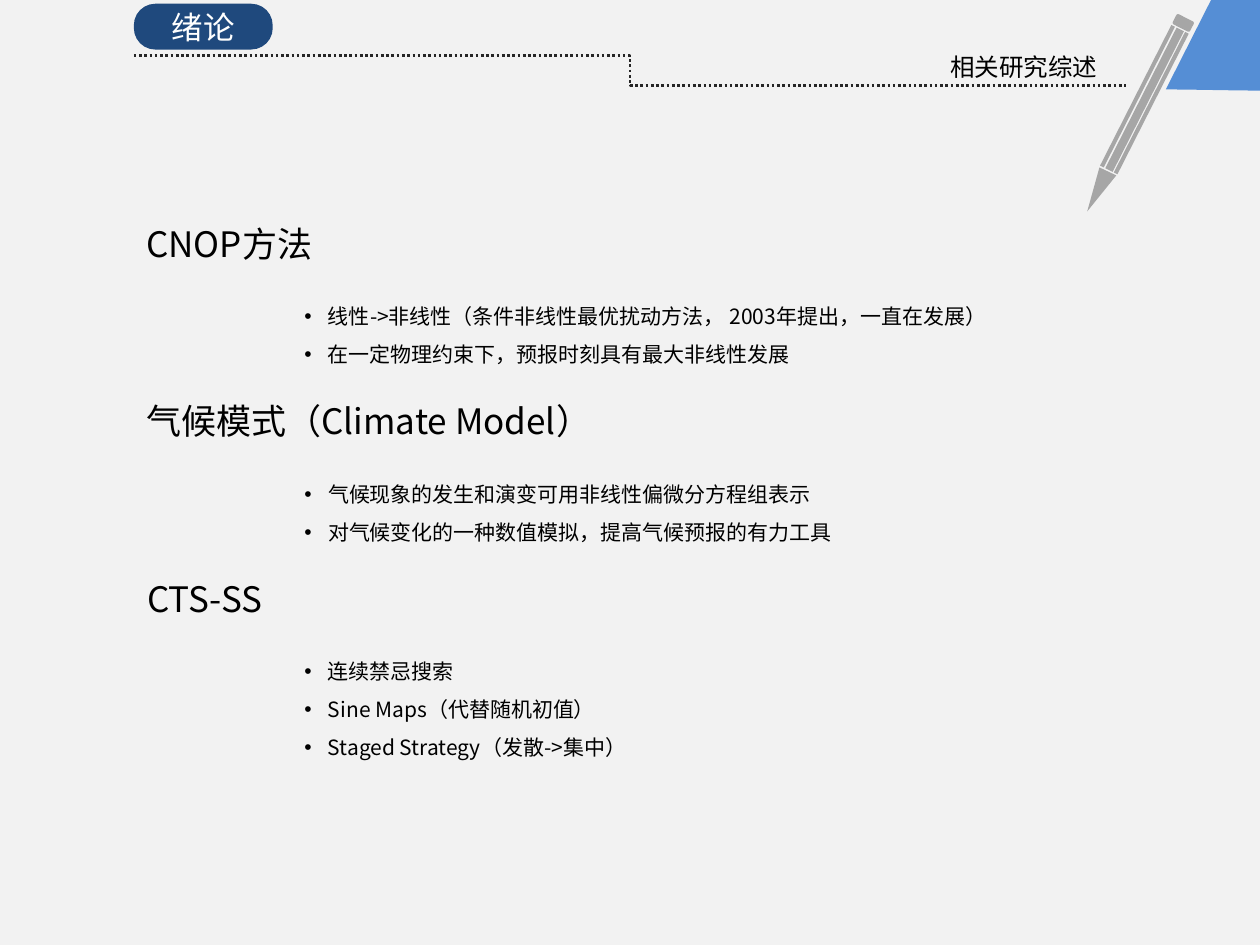
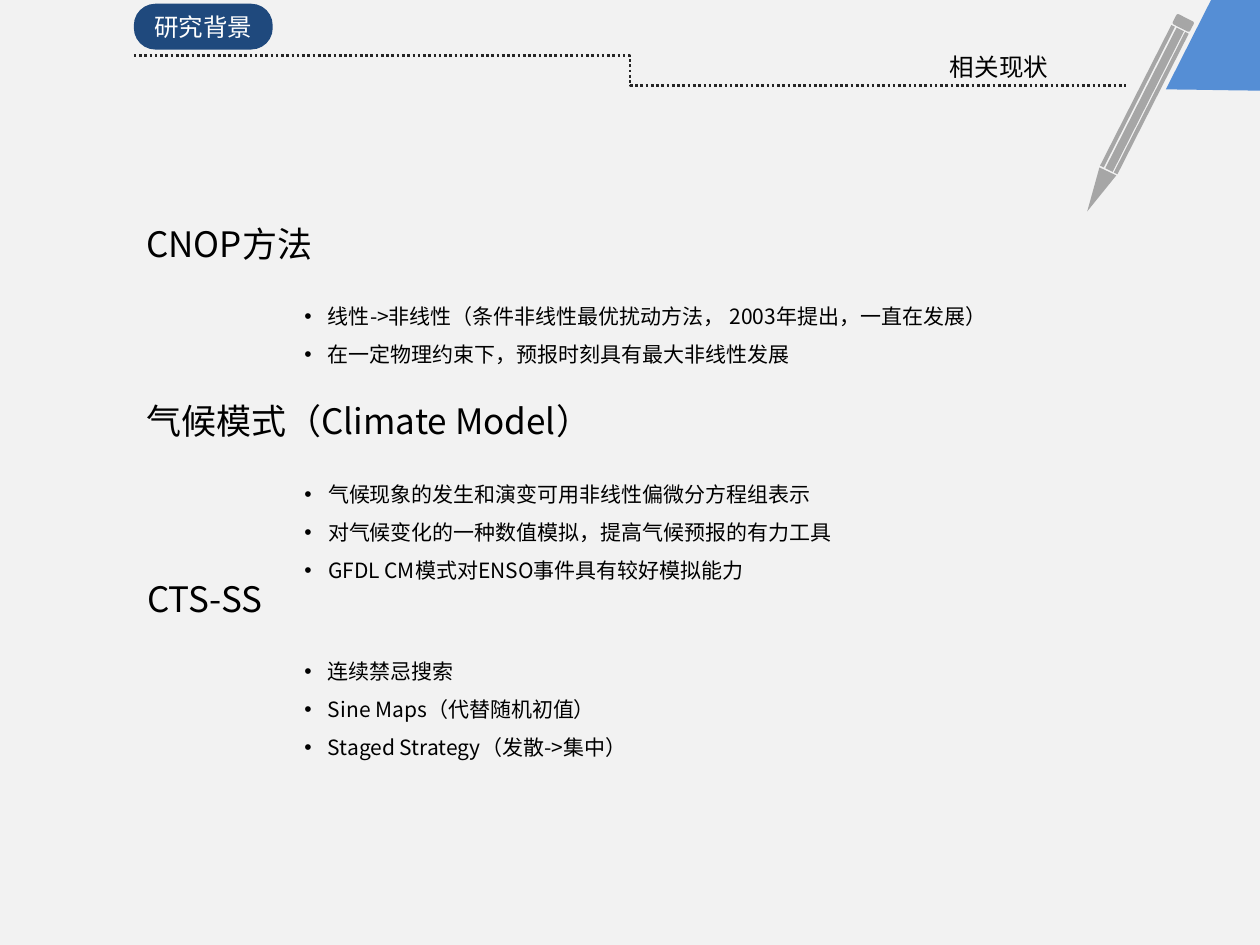
Before and after one commit to KrisCheng/GraduationDesign, a slide deck: slide 5 of FinalPaper/毕业答辩.pptx. Drawn at 1260x945 pixels with LibreOffice and Linux fonts; fonts in the diff are those of the drawing. Boxes give left, top, right and bottom in pixels: in the first picture for what was removed or moved away, otherwise in the second. Text is boxed around its words. In the diff, an @@ line names an element or a change of style, - is before the commit and + after.

```diff
--- a/FinalPaper/毕业答辩.pptx
+++ b/FinalPaper/毕业答辩.pptx
@@ text in rounded rectangle at (x1=154, y1=15, x2=252, y2=38): text changed; size 18 to 14 pt @@
-绪论
+研究背景
@@ text at (x1=950, y1=55, x2=1048, y2=78): text changed @@
-相关研究综述
+相关现状
@@ text at (x1=328, y1=560, x2=744, y2=580): paragraph added @@
+• GFDL CM模式对ENSO事件具有较好模拟能力
```
Also in this commit, not shown: 4 other slides changed.
